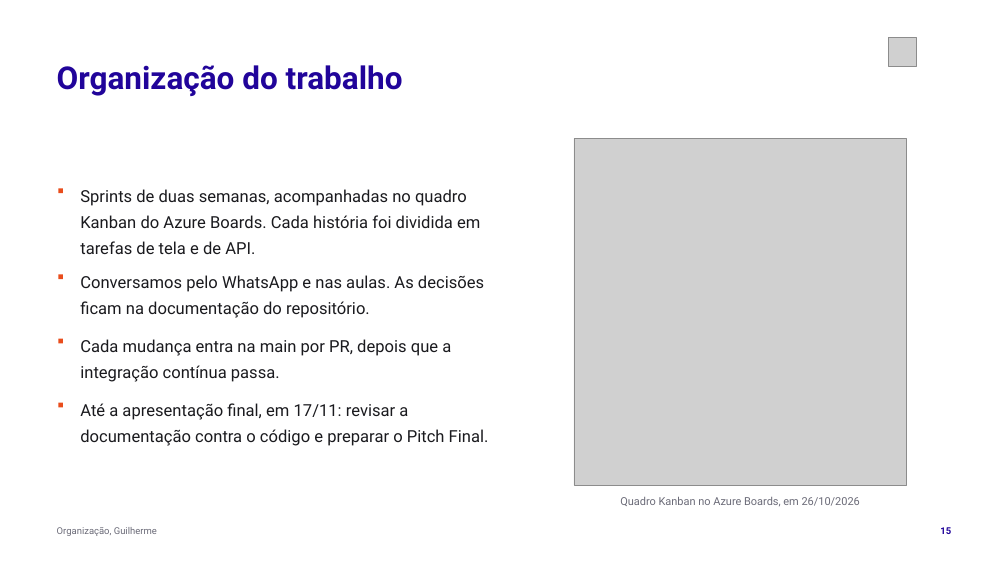
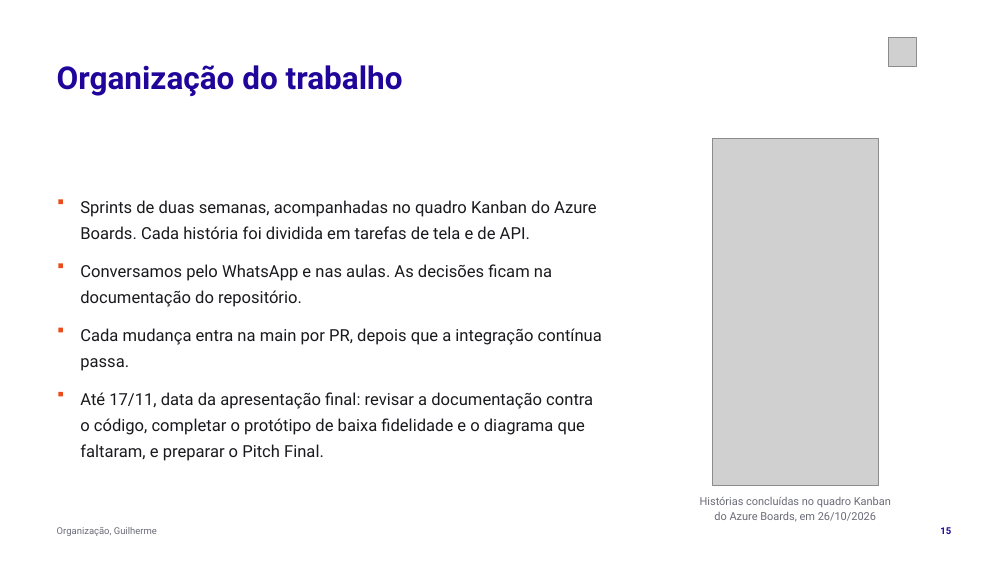
Before and after one commit to tcpassos/invite-app, a slide deck: slide 15 of trabalhos/T3-Apresentacao-Intermediaria.pptx. Drawn at 1008x567 pixels with LibreOffice and Linux fonts; fonts in the diff are those of the drawing; grey boxes stand for pictures. Boxes give left, top, right and bottom in pixels: in the first picture for what was removed or moved away, otherwise in the second. Text is boxed around its words. In the diff, an @@ line names an element or a change of style, - is before the commit and + after.

```diff
--- a/trabalhos/T3-Apresentacao-Intermediaria.pptx
+++ b/trabalhos/T3-Apresentacao-Intermediaria.pptx
@@ picture: place and size @@
-picture at [574, 138, 907, 485]
+picture at [712, 138, 879, 485]
@@ rectangle: place and size @@
-rectangle at [58, 188, 63, 193]
+rectangle at [58, 200, 63, 204]
@@ text "Sprints de duas semanas, acompanhadas ..." rewrapped from [80, 189, 480, 254] to [80, 200, 597, 239] @@
@@ text "Conversamos pelo WhatsApp e nas ..." rewrapped from [80, 275, 484, 318] to [80, 264, 552, 307] @@
@@ text "Cada mudança entra na main ..." rewrapped from [80, 339, 451, 382] to [80, 328, 602, 371] @@
@@ 3 rectangles: place and size @@
-3 rectangles at [58, 274, 63, 408]
+3 rectangles at [58, 264, 63, 396]
@@ text at [80, 392, 593, 461]: text changed @@
-Até a apresentação final, em 17/11: revisar a documentação contra o código e preparar o Pitch Final.
+Até 17/11, data da apresentação final: revisar a documentação contra o código, completar o protótipo de baixa fidelidade e o diagrama que faltaram, e preparar o Pitch Final.
@@ text at [700, 497, 891, 522]: text changed @@
-Quadro Kanban no Azure Boards, em 26/10/2026
+Histórias concluídas no quadro Kanban do Azure Boards, em 26/10/2026
```
Also in this commit, not shown: 8 other slides changed, 10 other files.
